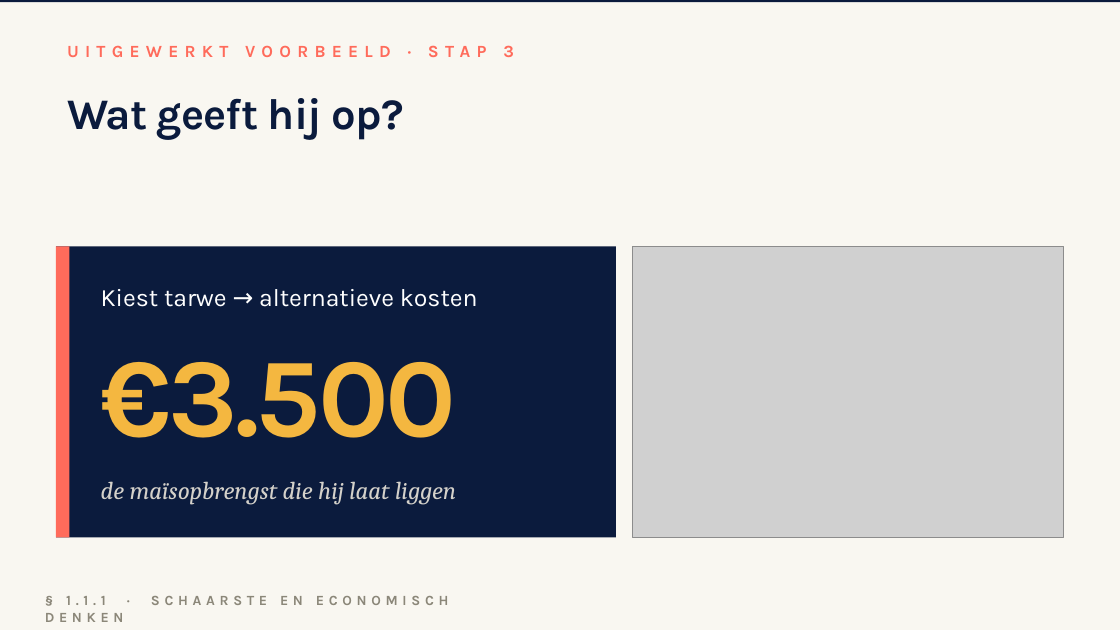
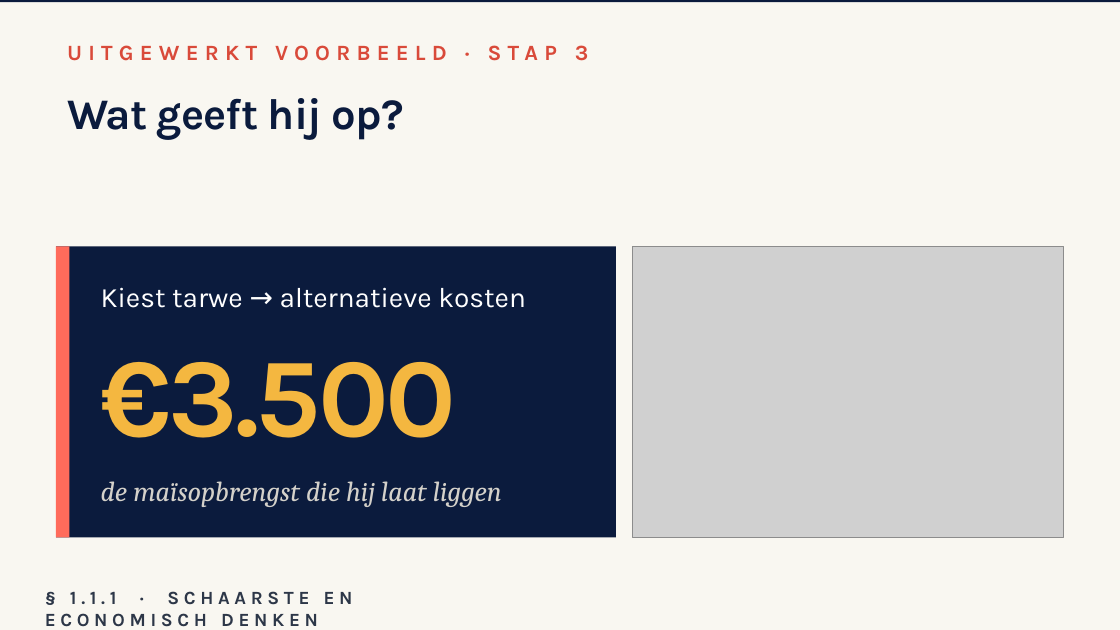
Before and after one commit to meijer1973/4veco-lessen, a slide deck: slide 7 of Boek 1 - Grondslagen, vraag en aanbod/1.1 Hoofdstuk Economisch denken en rekenen/1.1.1 Schaarste en economisch denken/1.1.1 Schaarste en economisch denken – presentatie.pptx. Drawn at 1120x630 pixels with LibreOffice and Linux fonts; fonts in the diff are those of the drawing; grey boxes stand for pictures. Boxes give left, top, right and bottom in pixels: in the first picture for what was removed or moved away, otherwise in the second. Text is boxed around its words. In the diff, an @@ line names an element or a change of style, - is before the commit and + after.

```diff
--- a/Boek 1 - Grondslagen, vraag en aanbod/1.1 Hoofdstuk Economisch denken en rekenen/1.1.1 Schaarste en economisch denken/1.1.1 Schaarste en economisch denken – presentatie.pptx
+++ b/Boek 1 - Grondslagen, vraag en aanbod/1.1 Hoofdstuk Economisch denken en rekenen/1.1.1 Schaarste en economisch denken/1.1.1 Schaarste en economisch denken – presentatie.pptx
@@ text "UITGEWERKT VOORBEELD · STAP 3" at (67,45,589,61): size 11 to 14 pt, text colour #FF6B5B to #D94A3A @@
@@ text "Kiest tarwe → alternatieve kosten" at (101,287,526,308): size 16 to 18 pt @@
@@ text "de maïsopbrengst die hij laat ..." at (101,481,502,507): size 16 to 18 pt @@
@@ text "§ 1.1.1 · SCHAARSTE EN ..." at (45,591,353,627): size 9 to 12 pt, text colour #8B8779 to #2D3748 @@
```
Also in this commit, not shown: 8 other slides changed.
